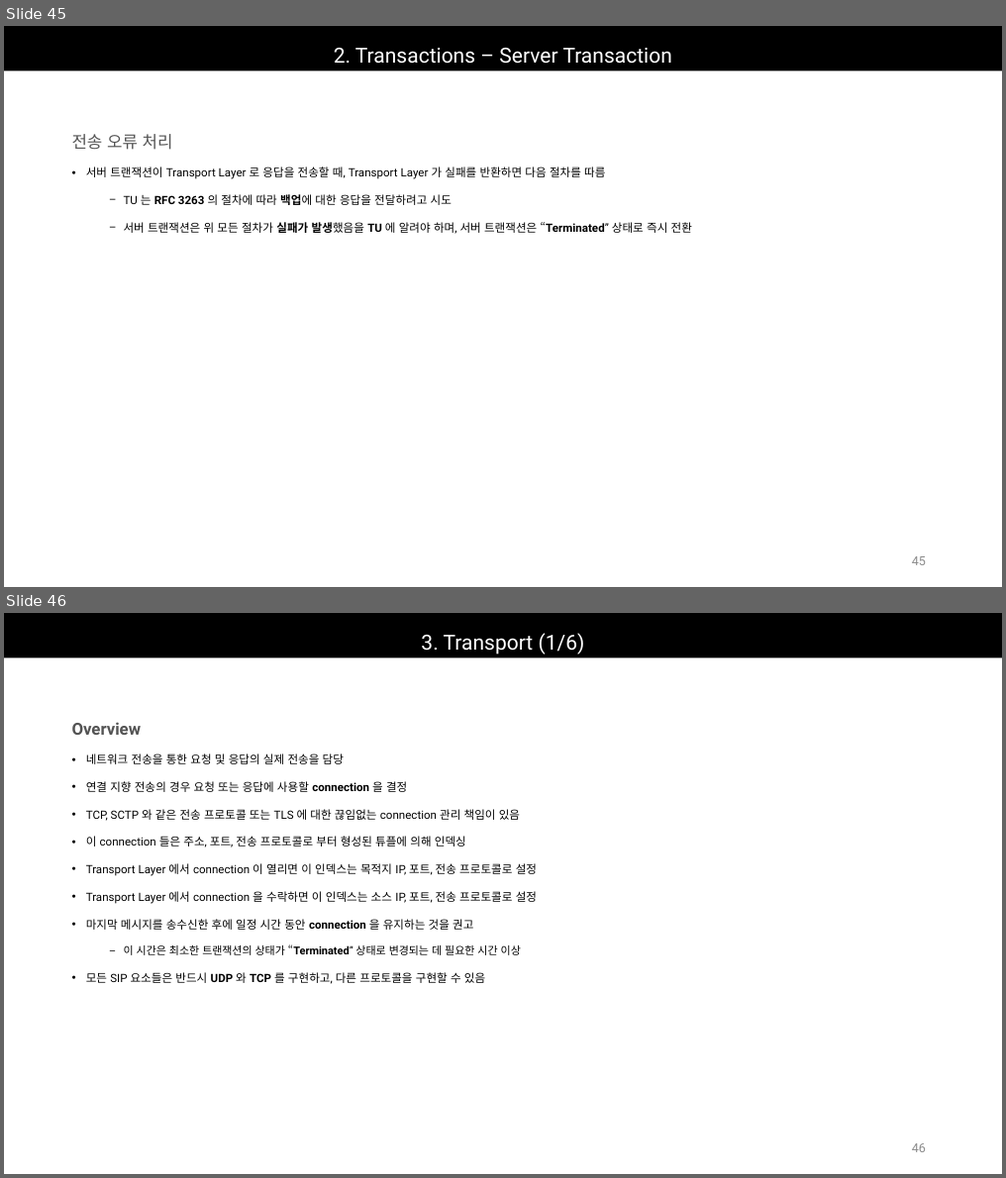
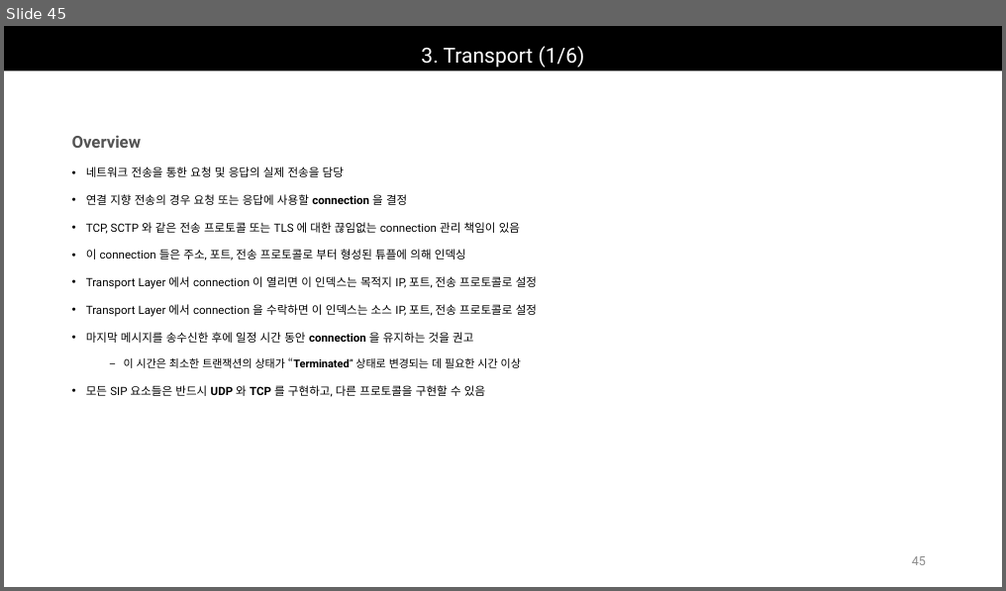
Before and after one commit to Epsilonely/SIP-Survey, a slide deck: 세미나 3차.pptx. Shown one above the other, each under a label of ours: slides 45 and 46 before the commit, slide 45 after it. The pictures are 1006x1178 and 1006x591 pixels, drawn with LibreOffice and Linux fonts; fonts in the diff are those of the drawing. Boxes give left, top, right and bottom in pixels: in the first picture for what was removed or moved away, otherwise in the second. Text is boxed around its words. In the diff, an @@ line names an element or a change of style, - is before the commit and + after.

```diff
--- a/세미나 3차.pptx
+++ b/세미나 3차.pptx
@@ slide 45 removed at box(4, 26, 1002, 587), background #FFFFFF @@
@@ title removed at box(4, 26, 1002, 71) @@
-2. Transactions – Server Transaction
@@ text removed at box(72, 134, 692, 234) @@
-전송 오류 처리
-• 서버 트랜잭션이 Transport Layer 로 응답을 전송할 때, Transport Layer 가 실패를 반환하면 다음 절차를 따름
-  − TU 는 RFC 3263 의 절차에 따라 백업에 대한 응답을 전달하려고 시도
-  − 서버 트랜잭션은 위 모든 절차가 실패가 발생했음을 TU 에 알려야 하며, 서버 트랜잭션은 “Terminated” 상태로 즉시 전환
@@ page number removed at box(912, 557, 926, 566) @@
-45
@@ what was slide 46 is now slide 45 @@
```
Also in this commit, not shown: 9 slides changed, 1 other slide removed, 1 other file.
